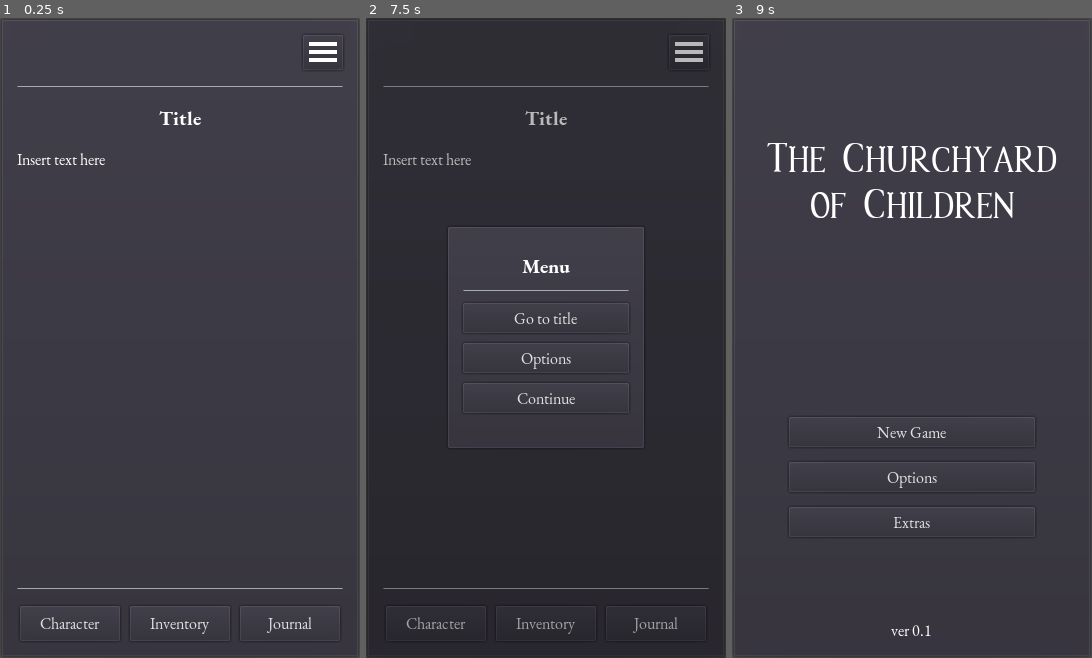
Above: before the commit, frames 1-3 (left to right).
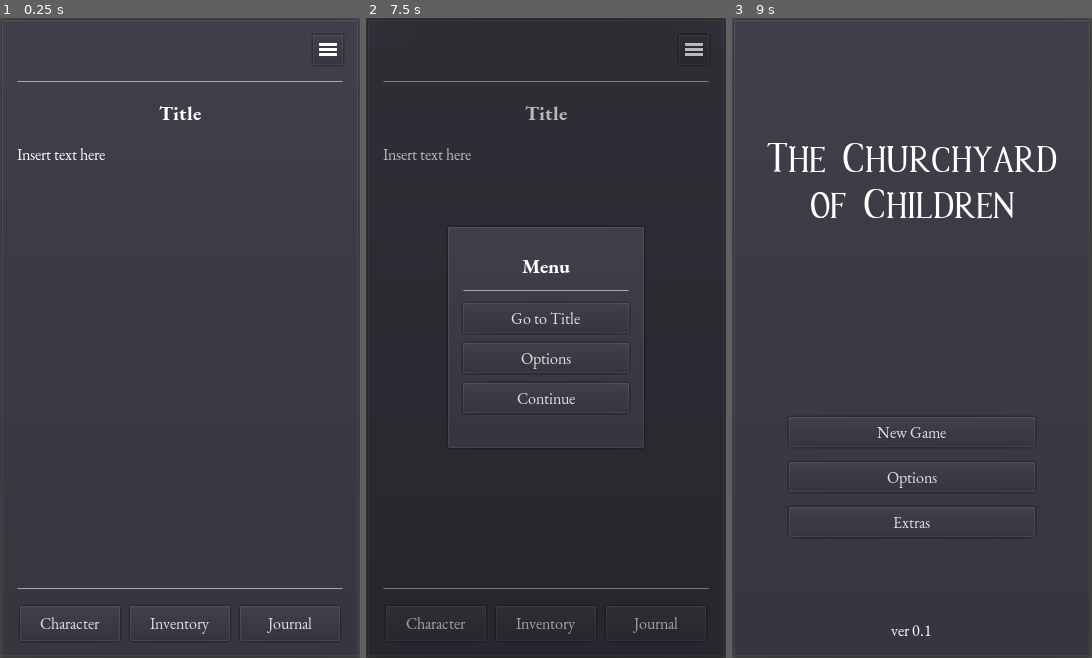
Above: after the commit, the same moments.

Repository: philipuriarte/A-Churchyard-of-Orphans
Game: Godot game, scene res://scenes/game_screen/game_screen.tscn
Same seed, same stepped clock (60 frames per second), same inputs: the game is played once before the commit and once after it. This scene is started directly instead of the project's main scene.
Inputs (mouse positions are in pixels of both pictures, inside the frame that each line leads up to; where the layout moved, square brackets give the same spot in the first picture):
- Up to frame 1 (0.25 s): no input
- Up to frame 2 (7.5 s): click "Character" at 0.5 s; click "Inventory" at 1.25 s; click "Journal" at 2 s; click "Character" at 2.75 s; click "Inventory" at 3.5 s; click "Journal" at 4.25 s; click "Character" at 5 s; click "Inventory" at 5.75 s; click "Journal" at 6.5 s; click (693, 50) [690, 50] at 7.25 s
- Up to frame 3 (9 s): click "Options" at 8 s; click "Go to title" (after the commit: "Go to Title") at 8.75 s

The runs differ from the first frame. In frame 1, 0.8% of the frame differs, in the area x 4-96%, y 2-23%; in frame 2, 1.0%, in the area x 4-96%, y 3-48%; in frame 3, nothing differs.
Error in both runs: Invalid get index 'current_scene' (on base: 'null instance'). (res://logic/game_screen/story_display.gd:24)

Commit message:
Change menu button size and title button text

Diff:
--- a/scenes/game_screen/game_screen.tscn
+++ b/scenes/game_screen/game_screen.tscn
@@ -40,34 +40,34 @@
 
 [node name="TopContainer" type="HBoxContainer" parent="MainMargin/MainCointainer"]
 margin_right = 326.0
-margin_bottom = 35.0
+margin_bottom = 30.0
 rect_min_size = Vector2( 0, 30 )
 custom_constants/separation = 30
 
 [node name="TopText" type="Label" parent="MainMargin/MainCointainer/TopContainer"]
 unique_name_in_owner = true
-margin_top = 6.0
-margin_right = 256.0
-margin_bottom = 28.0
+margin_top = 4.0
+margin_right = 266.0
+margin_bottom = 26.0
 size_flags_horizontal = 3
 
 [node name="MenuButton" type="Button" parent="MainMargin/MainCointainer/TopContainer"]
-margin_left = 286.0
+margin_left = 296.0
 margin_right = 326.0
-margin_bottom = 35.0
-rect_min_size = Vector2( 40, 35 )
+margin_bottom = 30.0
+rect_min_size = Vector2( 30, 25 )
 focus_mode = 0
 enabled_focus_mode = 0
 icon = ExtResource( 5 )
 expand_icon = true
 
 [node name="TopSeparator" type="HSeparator" parent="MainMargin/MainCointainer"]
-margin_top = 50.0
+margin_top = 45.0
 margin_right = 326.0
-margin_bottom = 54.0
+margin_bottom = 49.0
 
 [node name="StoryScroll" type="ScrollContainer" parent="MainMargin/MainCointainer"]
-margin_top = 69.0
+margin_top = 64.0
 margin_right = 326.0
 margin_bottom = 537.0
 size_flags_vertical = 3
@@ -81,7 +81,7 @@
 margin_left = 0.0
 margin_top = 0.0
 margin_right = 326.0
-margin_bottom = 468.0
+margin_bottom = 473.0
 
 [node name="BottomSeparator" type="HSeparator" parent="MainMargin/MainCointainer"]
 margin_top = 552.0
--- a/scenes/game_screen/popup_menu.tscn
+++ b/scenes/game_screen/popup_menu.tscn
@@ -65,7 +65,7 @@
 rect_min_size = Vector2( 0, 30 )
 focus_mode = 0
 enabled_focus_mode = 0
-text = "Go to title"
+text = "Go to Title"
 
 [node name="OptionsButton" type="Button" parent="MenuScreenContainer/MenuScreen/MenuMargin/MenuContainer"]
 margin_top = 91.0
